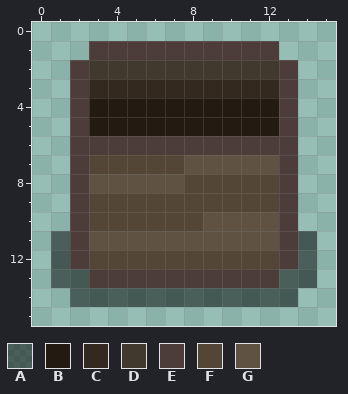
Two versions of one pixel-art file, project/aseprite/box.aseprite. Above: the version before the commit.
16x16 pixels, 1 frame.
Visible layers, top first: "Layer 1", "Layer 2" opacity 50%.
Palette (. is transparent): A #00000080  B #231a11  C #34291e  D #41382e  E #4c3d3a  F #544636  G #5f5243
Pixels before, first column x 1:
 1 ..EEEEEEEEEE..
 2 .EDDDDDDDDDDE.
 3 .ECCCCCCCCCCE.
 4 .EBBBBBBBBBBE.
 5 .EBBBBBBBBBBE.
 6 .EEEEEEEEEEEE.
 7 .EFFFFFGGGGGE.
 8 .EGGGGGFFFFFE.
 9 .EFFFFFFFFFFE.
10 .EFFFFFFGGGGE.
11 AEGGGGGGGGGGEA
12 AEFFFFFFFFFFEA
13 AAEEEEEEEEEEAA
14 .AAAAAAAAAAAA.
Now the later version:
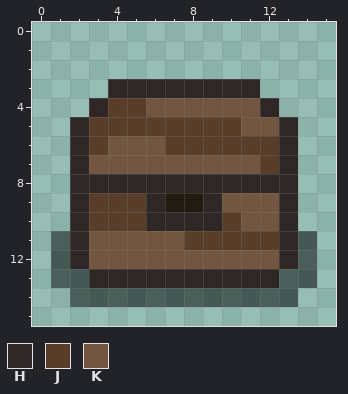
Colours new in this view: H #2f2726  J #583d28  K #72563f
Diff:
Changed rows in their new state; - is an unchanged pixel.
Layer "Layer 1":
first column x 2:
 1 -..........-
 2 ............
 3 ..HHHHHHHH..
 4 .HJJKKKKKKH.
 5 HJJJJJJJJKKH
 6 HJKKKJJJJJJH
 7 HKKKKKKKKKJH
 8 HHHHHHHHHHHH
 9 HJJJHBBHKKKH
10 HJJJHHHHJKKH
11 HKKKKKJJJJJH
12 HKKKKKKKKKKH
13 -HHHHHHHHHH-
Pixel boxes of the changes (left, top, right, bottom) in both pictures:
changed: (70, 41, 298, 288)
